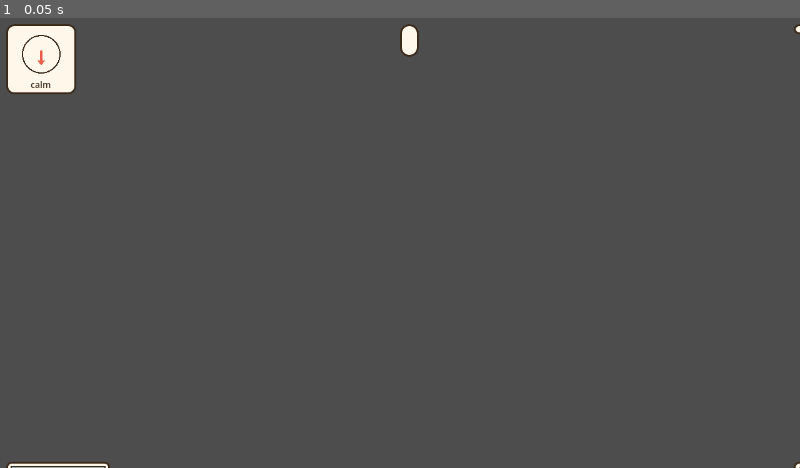
Above: before the commit, frame 1.
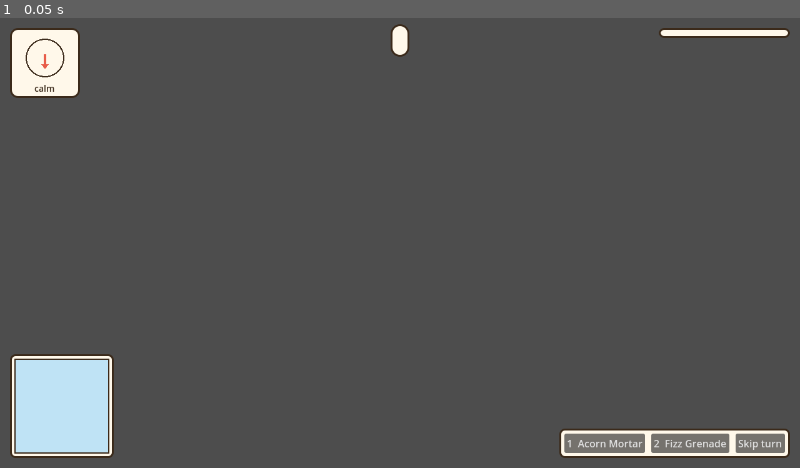
Above: after the commit, the same moment.

Repository: lucascollins-11/burrow-brawl
Game: Godot game, scene res://game/match_scene.tscn
Two runs of this game, one before a commit and one after it. Both use one fixed random seed, a clock stepped at 60 frames per second and the inputs below. This scene is started directly instead of the project's main scene.
Inputs:
- Up to frame 1 (0.05 s): no input

The runs differ from the first frame. In frame 1, 6.1% of the frame differs, in the area x 0-100%, y 1-100%.

Commit message:
HUD: keep every panel on screen (grow towards the middle, 16 px safe margin)
Co-Authored-By: Claude Sonnet 5.5 <noreply@anthropic.com>
Claude-Session: https://claude.ai/code/session_01E1XdaYZRL2hmb634eYdLdG

Diff:
--- a/godot/tests/run_tests.gd
+++ b/godot/tests/run_tests.gd
@@ -7,6 +7,7 @@
 	"res://tests/test_proto.gd",
 	"res://tests/test_lobby_state.gd",
 	"res://tests/test_config.gd",
+	"res://tests/test_hud_layout.gd",
 	"res://tests/test_hats.gd",
 	"res://tests/test_game_math.gd",
 ]
--- /dev/null
+++ b/godot/tests/test_hud_layout.gd
@@ -0,0 +1,25 @@
+extends TestCase
+
+
+func test_right_and_bottom_panels_grow_towards_the_middle_of_the_screen() -> void:
+	var c := Control.new()
+	Hud._place(c, Control.PRESET_TOP_RIGHT, 10)
+	check_eq(c.grow_horizontal, Control.GROW_DIRECTION_BEGIN, "right panel grows left")
+	check_eq(c.grow_vertical, Control.GROW_DIRECTION_END, "top panel grows down")
+	check_eq(c.offset_right, -float(Hud.EDGE), "kept off the right edge")
+	check_eq(c.offset_top, float(Hud.EDGE), "kept off the top edge")
+	Hud._place(c, Control.PRESET_BOTTOM_LEFT, 10)
+	check_eq(c.grow_horizontal, Control.GROW_DIRECTION_END, "left panel grows right")
+	check_eq(c.grow_vertical, Control.GROW_DIRECTION_BEGIN, "bottom panel grows up")
+	check_eq(c.offset_bottom, -float(Hud.EDGE), "kept off the bottom edge")
+	c.free()
+
+
+func test_centred_panels_grow_both_ways_and_use_their_own_margin() -> void:
+	var c := Control.new()
+	Hud._place(c, Control.PRESET_CENTER_BOTTOM, 60)
+	check_eq(c.grow_horizontal, Control.GROW_DIRECTION_BOTH, "centred horizontally")
+	check_eq(c.grow_vertical, Control.GROW_DIRECTION_BEGIN, "grows up from the bottom")
+	check_eq(c.offset_bottom, -60.0, "own bottom margin")
+	check_eq(c.offset_left, 0.0, "no sideways offset")
+	c.free()
--- a/godot/ui/hud/hud.gd
+++ b/godot/ui/hud/hud.gd
@@ -43,7 +43,7 @@
 
 	# Banner with the timer, top centre.
 	var banner := _panel(14)
-	banner.set_anchors_and_offsets_preset(Control.PRESET_CENTER_TOP, Control.PRESET_MODE_MINSIZE, 10)
+	_place(banner, Control.PRESET_CENTER_TOP, 10)
 	var row := HBoxContainer.new()
 	row.add_theme_constant_override("separation", 12)
 	banner.add_child(row)
@@ -55,12 +55,12 @@
 
 	_order_box = HBoxContainer.new()
 	_order_box.add_theme_constant_override("separation", 6)
-	_order_box.set_anchors_and_offsets_preset(Control.PRESET_CENTER_TOP, Control.PRESET_MODE_MINSIZE, 68)
+	_place(_order_box, Control.PRESET_CENTER_TOP, 68)
 	root.add_child(_order_box)
 
 	# Team bars, top right.
 	var teams_panel := _panel(10)
-	teams_panel.set_anchors_and_offsets_preset(Control.PRESET_TOP_RIGHT, Control.PRESET_MODE_MINSIZE, 10)
+	_place(teams_panel, Control.PRESET_TOP_RIGHT, 10)
 	teams_panel.custom_minimum_size = Vector2(210, 0)
 	_teams_box = VBoxContainer.new()
 	_teams_box.add_theme_constant_override("separation", 4)
@@ -69,7 +69,7 @@
 
 	# Wind gauge, top left.
 	var wind_panel := _panel(12)
-	wind_panel.set_anchors_and_offsets_preset(Control.PRESET_TOP_LEFT, Control.PRESET_MODE_MINSIZE, 10)
+	_place(wind_panel, Control.PRESET_TOP_LEFT, 10)
 	_wind = WindGauge.new()
 	_wind.custom_minimum_size = Vector2(96, 96)
 	wind_panel.add_child(_wind)
@@ -77,7 +77,7 @@
 
 	# Minimap, bottom left.
 	var map_panel := _panel(8)
-	map_panel.set_anchors_and_offsets_preset(Control.PRESET_BOTTOM_LEFT, Control.PRESET_MODE_MINSIZE, 10)
+	_place(map_panel, Control.PRESET_BOTTOM_LEFT, 10)
 	_minimap = Minimap.new()
 	_minimap.custom_minimum_size = Vector2(150, 150)
 	map_panel.add_child(_minimap)
@@ -89,7 +89,7 @@
 	_cross.visible = false
 	root.add_child(_cross)
 	_power_panel = _panel(10)
-	_power_panel.set_anchors_and_offsets_preset(Control.PRESET_CENTER_BOTTOM, Control.PRESET_MODE_MINSIZE, 60)
+	_place(_power_panel, Control.PRESET_CENTER_BOTTOM, 60)
 	var pv := VBoxContainer.new()
 	_power_label = _label(15, true)
 	_power_label.horizontal_alignment = HORIZONTAL_ALIGNMENT_CENTER
@@ -107,7 +107,7 @@
 
 	# Weapon name and skip button, bottom right; hint, bottom centre.
 	var bottom := _panel(8)
-	bottom.set_anchors_and_offsets_preset(Control.PRESET_BOTTOM_RIGHT, Control.PRESET_MODE_MINSIZE, 10)
+	_place(bottom, Control.PRESET_BOTTOM_RIGHT, 10)
 	var brow := HBoxContainer.new()
 	brow.add_theme_constant_override("separation", 10)
 	for i in range(_weapon_names.size()):
@@ -126,12 +126,13 @@
 	bottom.add_child(brow)
 	root.add_child(bottom)
 	_hint = _label(13, false)
-	_hint.set_anchors_and_offsets_preset(Control.PRESET_CENTER_BOTTOM, Control.PRESET_MODE_MINSIZE, 8)
+	_hint.horizontal_alignment = HORIZONTAL_ALIGNMENT_CENTER
+	_place(_hint, Control.PRESET_CENTER_BOTTOM, 8)
 	root.add_child(_hint)
 
 	# End of match: winner banner, standings and the way out.
 	_end_panel = _panel(24)
-	_end_panel.set_anchors_and_offsets_preset(Control.PRESET_CENTER, Control.PRESET_MODE_MINSIZE)
+	_place(_end_panel, Control.PRESET_CENTER, 0)
 	_end_panel.custom_minimum_size = Vector2(380, 0)
 	var ev := VBoxContainer.new()
 	ev.add_theme_constant_override("separation", 12)
@@ -285,6 +286,34 @@
 		first = false
 
 
+## Margin kept between the HUD and the screen edge.
+const EDGE := 16
+
+
+## Put a control on the screen by preset and keep it inside the screen however its content grows:
+## panels on the right or bottom grow towards the middle, centred ones grow both ways. (The old
+## anchors fixed the offsets while the panel was still empty, so panels filled later ran off the edge.)
+static func _place(c: Control, preset: int, margin: int) -> void:
+	c.set_anchors_preset(preset)
+	var right := preset in [Control.PRESET_TOP_RIGHT, Control.PRESET_BOTTOM_RIGHT, Control.PRESET_CENTER_RIGHT]
+	var bottom := preset in [Control.PRESET_BOTTOM_LEFT, Control.PRESET_BOTTOM_RIGHT, Control.PRESET_CENTER_BOTTOM]
+	var left := preset in [Control.PRESET_TOP_LEFT, Control.PRESET_BOTTOM_LEFT, Control.PRESET_CENTER_LEFT]
+	var top := preset in [Control.PRESET_TOP_LEFT, Control.PRESET_TOP_RIGHT, Control.PRESET_CENTER_TOP]
+	c.grow_horizontal = (
+		Control.GROW_DIRECTION_BEGIN if right else (Control.GROW_DIRECTION_END if left else Control.GROW_DIRECTION_BOTH)
+	)
+	c.grow_vertical = (
+		Control.GROW_DIRECTION_BEGIN if bottom else (Control.GROW_DIRECTION_END if top else Control.GROW_DIRECTION_BOTH)
+	)
+	# Offsets are the distance from the anchor towards the screen's middle.
+	var edge_x := float(EDGE if (left or right) else 0)
+	var edge_y := float((EDGE if (left or right) else margin) if (top or bottom) else 0)
+	c.offset_left = edge_x if left else (-edge_x if right else 0.0)
+	c.offset_right = c.offset_left
+	c.offset_top = edge_y if top else (-edge_y if bottom else 0.0)
+	c.offset_bottom = c.offset_top
+
+
 static func _flat(color: Color, radius: int, border: int) -> StyleBoxFlat:
 	var sb := StyleBoxFlat.new()
 	sb.bg_color = color
